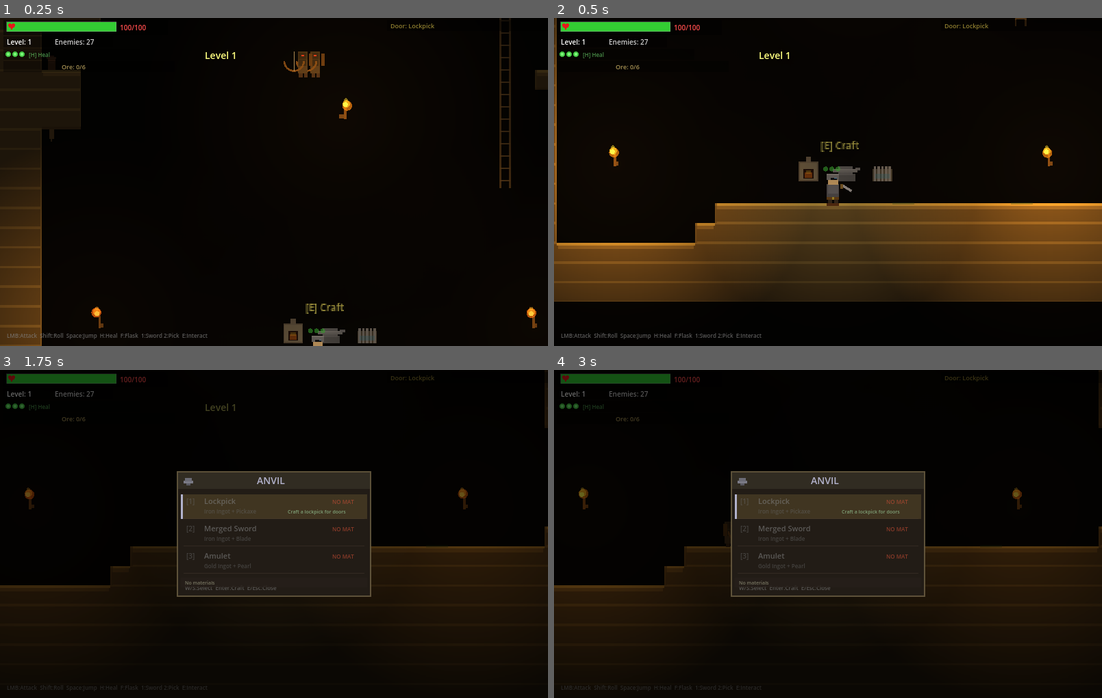
Above: before the commit, frames 1-4 (two rows, left to right).
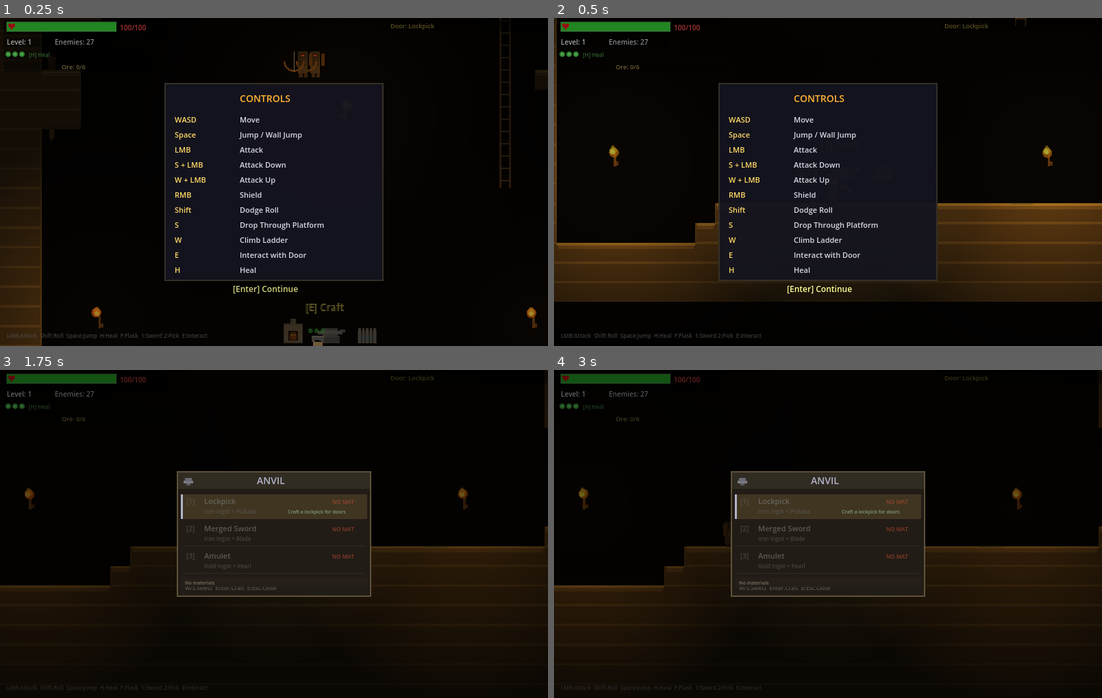
Above: after the commit, the same moments.

Repository: vulcraft2012-beep/dungeon-roguelike-godot
Game: Godot game, scene res://scenes/main.tscn
The game is run twice, just before and just after one commit, with the same random seed, the same clock (stepped at 60 frames per second) and the same inputs.
Inputs (mouse positions are in pixels of both pictures, inside the frame that each line leads up to):
- Up to frame 1 (0.25 s): no input
- Up to frame 2 (0.5 s): no input
- Up to frame 3 (1.75 s): tap Enter at 0.5, 0.6, 1.55 s; move the mouse to (394, 517) at 0.52 s; hold D (move_right) from 0.53 s (still down); click (394, 517) at 0.67 s; tap Space (jump) at 0.77, 1.52 s; tap E at 0.8, 1.35 s; move the mouse to (164, 550) at 1.27 s
- Up to frame 4 (3 s): tap Space (jump) at 2 s; move the mouse to (882, 461) at 2.02 s; release D (move_right) at 2.03 s; hold A (move_left) 2.03-2.78 s; tap Enter at 2.1, 2.75 s; tap E at 2.3, 2.85 s; move the mouse to (800, 599) at 2.77 s; hold D (move_right) from 2.78 s (still down); click (800, 599) at 2.92 s

The runs differ from the first frame. In frame 1, 29% of the frame differs, in the area x 0-98%, y 1-100%; in frame 2, 39%, in the area x 0-100%, y 0-98%; in frame 3, less than 0.1%; in frame 4, nothing differs.

Commit message:
Add controls tutorial overlay on level 1, dismiss with Enter
Co-Authored-By: Claude Opus 4.6 <noreply@anthropic.com>

Diff:
--- a/scripts/hud.gd
+++ b/scripts/hud.gd
@@ -6,6 +6,10 @@
 var enemies_remaining: int = 0
 var message_text: String = ""
 var message_timer: float = 0.0
+
+# Controls tutorial (level 1 only)
+var show_controls: bool = false
+var controls_alpha: float = 1.0
 
 # Crafting animation
 var is_crafting: bool = false
@@ -114,6 +118,11 @@
 	return recipes
 
 func _unhandled_input(event):
+	if show_controls and event is InputEventKey and event.pressed and event.keycode == KEY_ENTER:
+		show_controls = false
+		get_viewport().set_input_as_handled()
+		return
+
 	if not craft_menu_open:
 		return
 
@@ -449,6 +458,10 @@
 	if craft_menu_open:
 		_draw_craft_menu(screen_size)
 
+	# Controls tutorial overlay
+	if show_controls:
+		_draw_controls(screen_size)
+
 	# Message
 	if message_text != "":
 		var msg_alpha = min(message_timer, 1.0)
@@ -456,6 +469,55 @@
 			Vector2(320 - message_text.length() * 3, 60),
 			message_text, HORIZONTAL_ALIGNMENT_CENTER, -1, 14,
 			Color(1, 1, 0.5, msg_alpha))
+
+func _draw_controls(screen_size: Vector2):
+	# Semi-transparent overlay
+	draw_node.draw_rect(Rect2(0, 0, screen_size.x, screen_size.y), Color(0, 0, 0, 0.35))
+
+	var cx = screen_size.x / 2
+	var cy = screen_size.y / 2
+	var box_w = 320.0
+	var box_h = 290.0
+	var bx = cx - box_w / 2
+	var by = cy - box_h / 2
+
+	# Panel background
+	draw_node.draw_rect(Rect2(bx, by, box_w, box_h), Color(0.08, 0.08, 0.12, 0.95))
+	draw_node.draw_rect(Rect2(bx + 1, by + 1, box_w - 2, box_h - 2), Color(0.4, 0.35, 0.2, 0.4), false, 2.0)
+
+	var font = ThemeDB.fallback_font
+	var y = by + 28
+	var col_key = Color(1, 0.85, 0.4)
+	var col_txt = Color(0.85, 0.85, 0.9)
+	var col_title = Color(1, 0.7, 0.2)
+	var sz = 11
+	var gap = 22
+
+	draw_node.draw_string(font, Vector2(cx - 50, y), "CONTROLS", HORIZONTAL_ALIGNMENT_CENTER, -1, 14, col_title)
+	y += gap + 8
+
+	var controls = [
+		["WASD", "Move"],
+		["Space", "Jump / Wall Jump"],
+		["LMB", "Attack"],
+		["S + LMB", "Attack Down"],
+		["W + LMB", "Attack Up"],
+		["RMB", "Shield"],
+		["Shift", "Dodge Roll"],
+		["S", "Drop Through Platform"],
+		["W", "Climb Ladder"],
+		["E", "Interact with Door"],
+		["H", "Heal"],
+	]
+
+	for c in controls:
+		draw_node.draw_string(font, Vector2(bx + 15, y), c[0], HORIZONTAL_ALIGNMENT_LEFT, -1, sz, col_key)
+		draw_node.draw_string(font, Vector2(bx + 110, y), c[1], HORIZONTAL_ALIGNMENT_LEFT, -1, sz, col_txt)
+		y += gap
+
+	y += 6
+	var pulse = sin(Time.get_ticks_msec() * 0.004) * 0.3 + 0.7
+	draw_node.draw_string(font, Vector2(cx - 60, y), "[Enter] Continue", HORIZONTAL_ALIGNMENT_CENTER, -1, 12, Color(1, 1, 0.6, pulse))
 
 func _draw_craft_menu(screen_size: Vector2):
 	var player = _get_player()
--- a/scripts/main.gd
+++ b/scripts/main.gd
@@ -142,7 +142,9 @@
 
 	hud.update_level(current_level)
 	hud.update_enemies(current_room.enemies.size())
-	if current_level == 5:
+	if current_level == 1:
+		hud.show_controls = true
+	elif current_level == 5:
 		hud.show_message("BOSS: GOLEM", 3.0)
 	else:
 		hud.show_message("Level " + str(current_level), 2.0)
